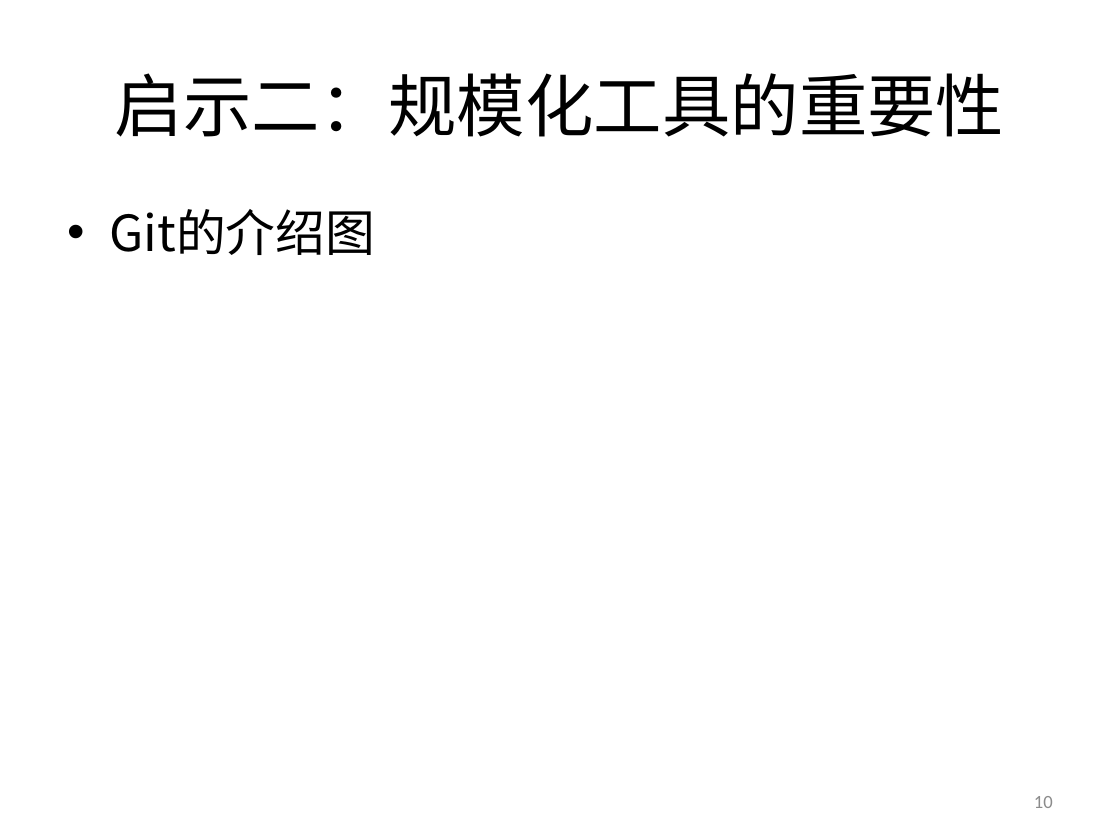
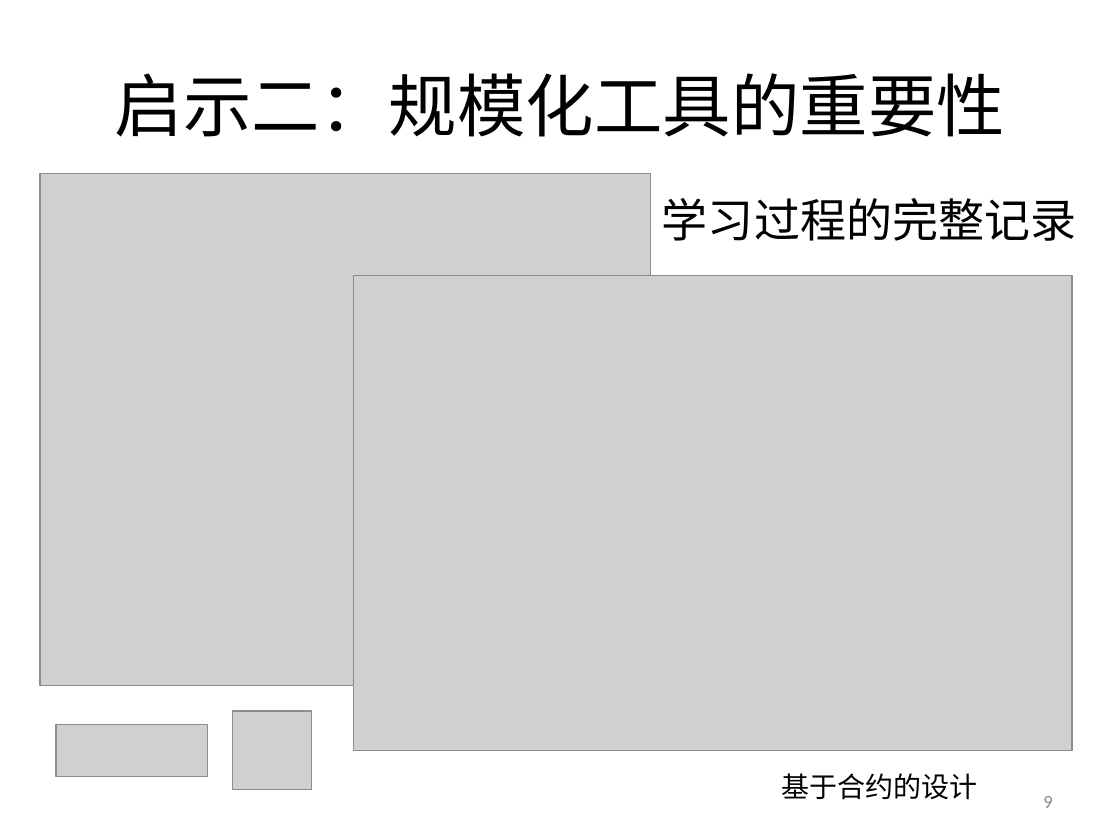
Before and after one commit to woodyme/2014JanXLP, a slide deck: slide 9 of 课程方案/XLP_WorkFLow_CHN.pptx (slide 10 before the commit). Drawn at 1120x840 pixels with LibreOffice and Linux fonts; fonts in the diff are those of the drawing; grey boxes stand for pictures; background and template pictures are left out. Boxes give left, top, right and bottom in pixels: in the first picture for what was removed or moved away, otherwise in the second. Text is boxed around its words. In the diff, an @@ line names an element or a change of style, - is before the commit and + after.

```diff
--- a/课程方案/XLP_WorkFLow_CHN.pptx
+++ b/课程方案/XLP_WorkFLow_CHN.pptx
@@ picture added at (x1=40, y1=174, x2=651, y2=685) @@
@@ text removed at (x1=109, y1=209, x2=375, y2=255) @@
-• Git的介绍图
@@ text added at (x1=662, y1=198, x2=1077, y2=241), 29.6 pt, text #000000 @@
+学习过程的完整记录
@@ picture added at (x1=353, y1=276, x2=1072, y2=750) @@
@@ picture added at (x1=233, y1=711, x2=311, y2=790) @@
@@ picture added at (x1=56, y1=725, x2=207, y2=776) @@
@@ text added at (x1=782, y1=773, x2=978, y2=800), 18 pt, text #000000 @@
+基于合约的设计
@@ page number at (x1=1043, y1=796, x2=1052, y2=808): text changed @@
-10
+9
```
Also in this commit, not shown: 10 other slides changed, 1 slide removed.
